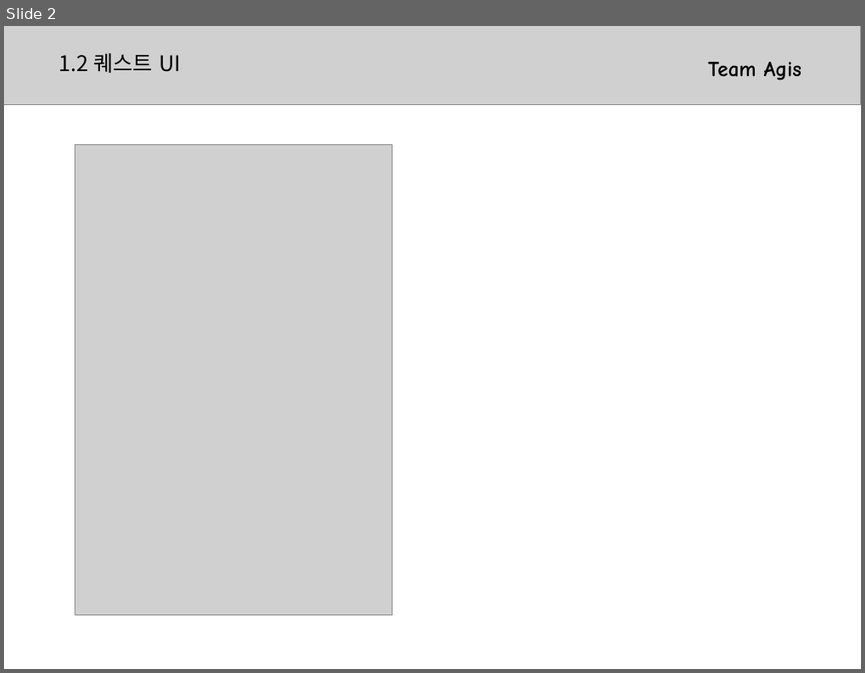
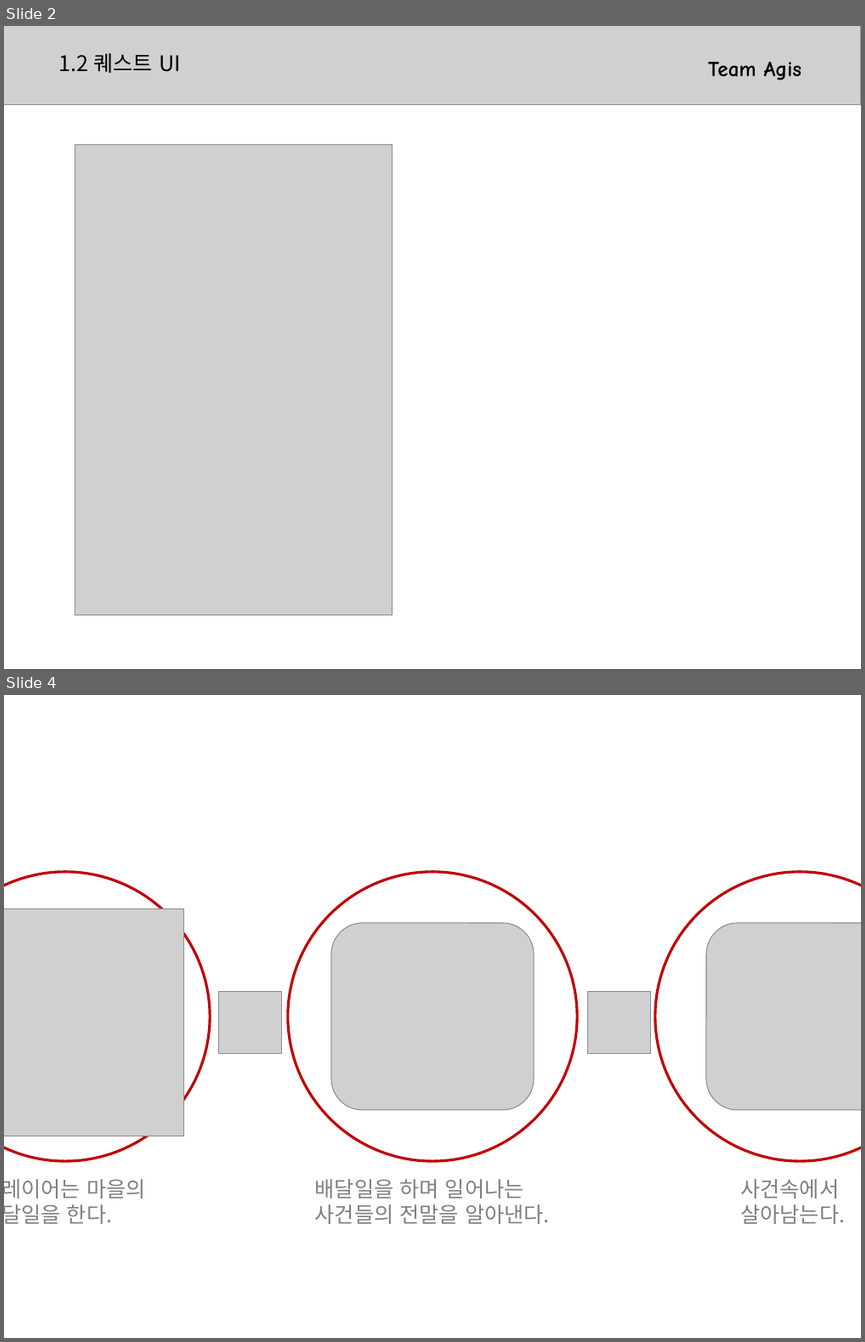
Before and after one commit to kjpark102312/Jagu_Agis, a slide deck: Documents/Agis.pptx. Shown one above the other, each under a label of ours: slide 2 before the commit, slides 2 and 4 after it; the slides between them are not shown. The pictures are 865x673 and 865x1342 pixels, drawn with LibreOffice and Linux fonts; fonts in the diff are those of the drawing; grey boxes stand for pictures. Boxes give left, top, right and bottom in pixels: in the first picture for what was removed or moved away, otherwise in the second. Text is boxed around its words. In the diff, an @@ line names an element or a change of style, - is before the commit and + after.

```diff
--- a/Documents/Agis.pptx
+++ b/Documents/Agis.pptx
@@ slide 4 added at (4, 695, 861, 1338), background #FFFFFF @@
@@ group added at (4, 872, 861, 1224): 5 pictures, 3 ellipses, 3 texts @@
+플레이어는 마을의
+배달일을 한다.
+배달일을 하며 일어나는 사건들의 전말을 알아낸다.
+사건속에서 살아남는다.
```
Also in this commit, not shown: 1 slide changed.
